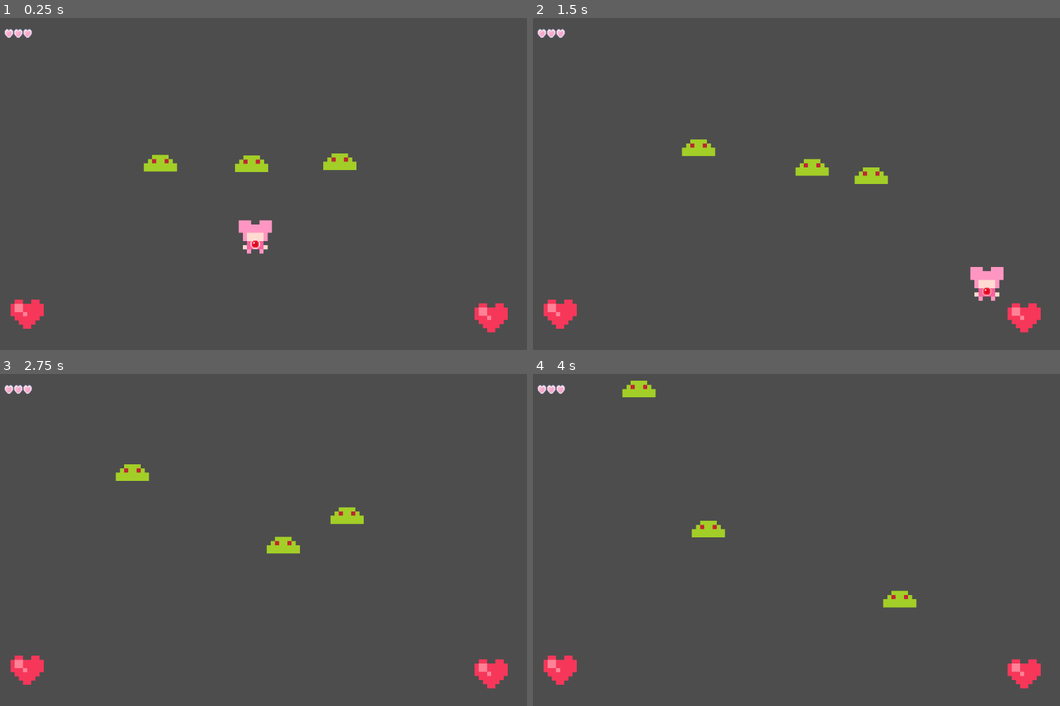
Above: before the commit, frames 1-4 (two rows, left to right).
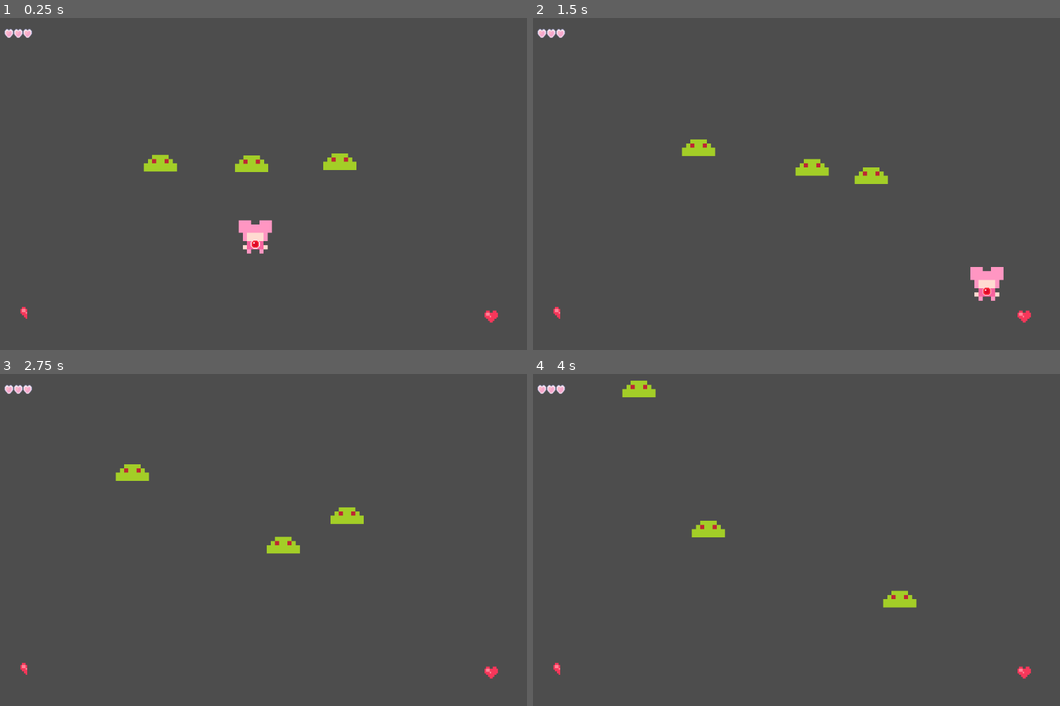
Above: after the commit, the same moments.

Repository: MagicalMegaDev/Magical-Persona-Repo
Game: Godot game, scene res://Assets/Scenes/Rooms/TestingRoom.tscn
Two runs of this game, one before a commit and one after it. Both use one fixed random seed, a clock stepped at 60 frames per second and the inputs below. This scene is started directly instead of the project's main scene.
Inputs:
- Up to frame 1 (0.25 s): no input
- Up to frame 2 (1.5 s): tap Enter at 0.5 s; hold D (move_right) 0.53-1.28 s; tap Space (speed) at 0.6, 1.35 s; hold S (move_down) from 1.28 s (still down)
- Up to frame 3 (2.75 s): release S (move_down) at 2.03 s; hold D (move_right) from 2.03 s (still down); tap Space (speed) at 2.1 s
- Up to frame 4 (4 s): release D (move_right) at 2.78 s; hold W (move_up) 2.78-3.53 s; tap Space (speed) at 2.85, 3.6 s; hold A (move_left) from 3.53 s (still down)

The runs differ from the first frame. In frame 1, 0.8% of the frame differs, in the area x 2-97%, y 84-95%; in frame 2, 0.8%; in frame 3, 0.8%; in frame 4, 0.8%.

Commit message:
Pickup is ready to be dropped

Diff:
--- a/Assets/Scenes/Pickups/heart_pickup.tscn
+++ b/Assets/Scenes/Pickups/heart_pickup.tscn
@@ -9,6 +9,7 @@
 size = Vector2(63, 58)
 
 [node name="HeartPickup" type="Area2D"]
+scale = Vector2(0.4, 0.4)
 collision_layer = 2048
 collision_mask = 0
 script = ExtResource("1_figpj")
--- /dev/null
+++ b/Assets/Scenes/Pickups/pickup_template.tscn
@@ -0,0 +1,28 @@
+[gd_scene load_steps=5 format=3 uid="uid://b72unqeuvbrk2"]
+
+[ext_resource type="Script" uid="uid://bhh87qhasrkuj" path="res://Assets/Scripts/Components/HitBoxComponents/Pickups/Pickup.gd" id="1_doton"]
+[ext_resource type="Script" uid="uid://ddul17tjgk3eg" path="res://Assets/Scripts/Components/MovementHandler.gd" id="3_08h4y"]
+[ext_resource type="Texture2D" uid="uid://y8iglf5dldwt" path="res://Assets/Art/Placeholder/Prototype Pickups.png" id="4_1mr2m"]
+
+[sub_resource type="RectangleShape2D" id="RectangleShape2D_figpj"]
+size = Vector2(63, 58)
+
+[node name="HeartPickup" type="Area2D"]
+scale = Vector2(0.4, 0.4)
+collision_layer = 2048
+collision_mask = 0
+script = ExtResource("1_doton")
+metadata/_custom_type_script = "uid://bhh87qhasrkuj"
+
+[node name="Sprite2D" type="Sprite2D" parent="."]
+texture = ExtResource("4_1mr2m")
+hframes = 4
+vframes = 4
+
+[node name="CollisionShape2D" type="CollisionShape2D" parent="."]
+position = Vector2(0, 4)
+shape = SubResource("RectangleShape2D_figpj")
+
+[node name="MovementHandler" type="Node" parent="."]
+script = ExtResource("3_08h4y")
+metadata/_custom_type_script = "uid://ddul17tjgk3eg"
--- a/Assets/Scripts/Components/HitBoxComponents/Pickups/Pickup.gd
+++ b/Assets/Scripts/Components/HitBoxComponents/Pickups/Pickup.gd
@@ -16,7 +16,7 @@
 	body_entered.connect(_on_body_entered)
 	try_pickup.connect(SignalBus._on_item_pickup)
 	for effect in base_pickup_effects:
-		pickup_effects.append(effect.duplicate)
+		pickup_effects.append(effect.duplicate())
 	for effect in pickup_effects:
 		for property in effect.get_property_list():
 			if property.name == "my_sprite":
